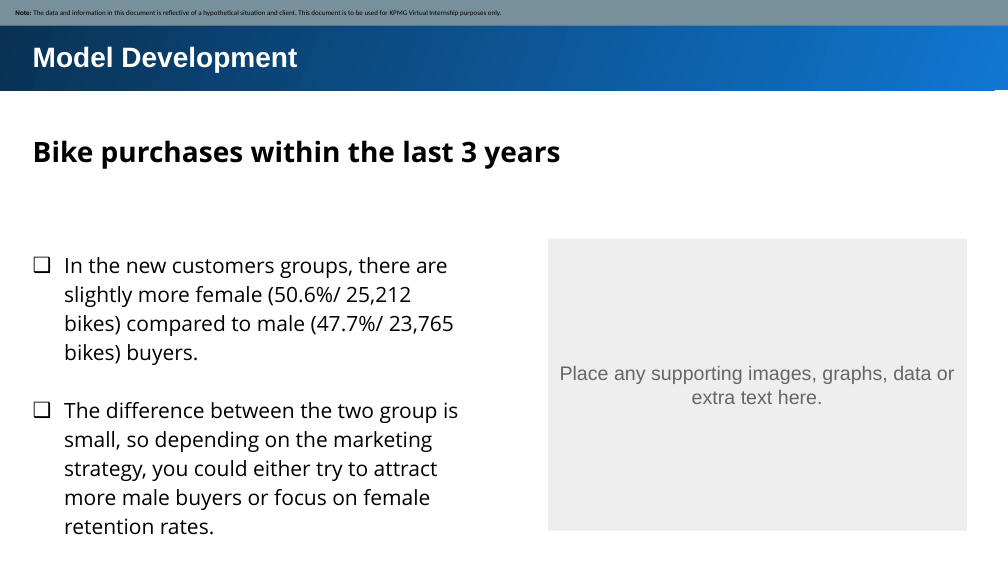
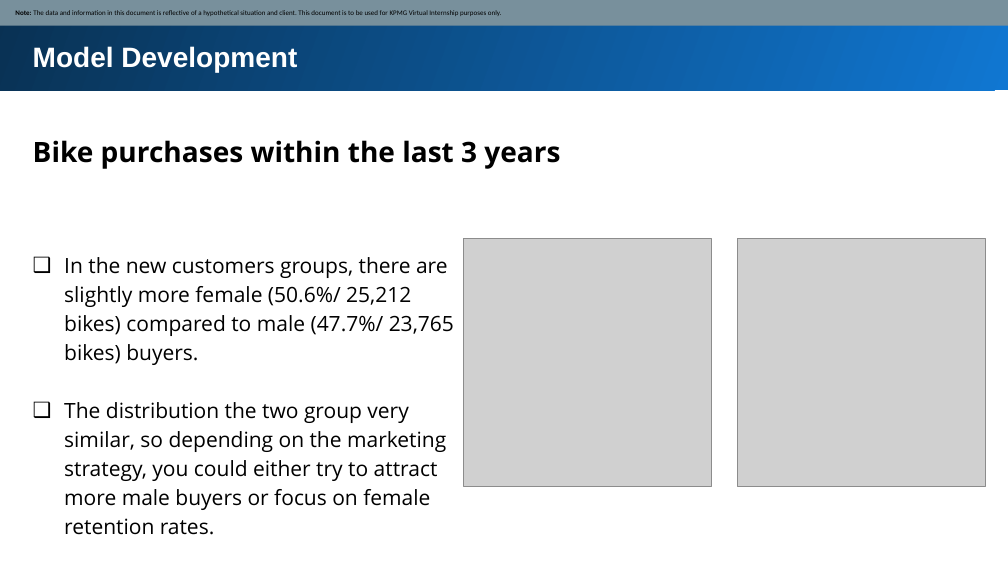
Before and after one commit to MKY01/KPMG-Virtual-Internship, a slide deck: slide 5 of 2.Data_Insights/Module_2_my_slide.pptx. Drawn at 1008x567 pixels with LibreOffice and Linux fonts; fonts in the diff are those of the drawing; grey boxes stand for pictures. Boxes give left, top, right and bottom in pixels: in the first picture for what was removed or moved away, otherwise in the second. Text is boxed around its words. In the diff, an @@ line names an element or a change of style, - is before the commit and + after.

```diff
--- a/2.Data_Insights/Module_2_my_slide.pptx
+++ b/2.Data_Insights/Module_2_my_slide.pptx
@@ picture added at bbox=[464, 239, 712, 487] @@
@@ rectangle removed at bbox=[548, 239, 968, 531] @@
@@ picture added at bbox=[738, 239, 986, 487] @@
@@ text removed at bbox=[560, 366, 954, 404] @@
-Place any supporting images, graphs, data or extra text here.
@@ text at bbox=[64, 402, 446, 510]: text changed @@
-❑ The difference between the two group is small, so depending on the marketing strategy, you could either try to attract more male buyers or focus on female retention rates.
+❑ The distribution the two group very similar, so depending on the marketing strategy, you could either try to attract more male buyers or focus on female retention rates.
```
Also in this commit, not shown: 4 other slides changed, 5 other files.
